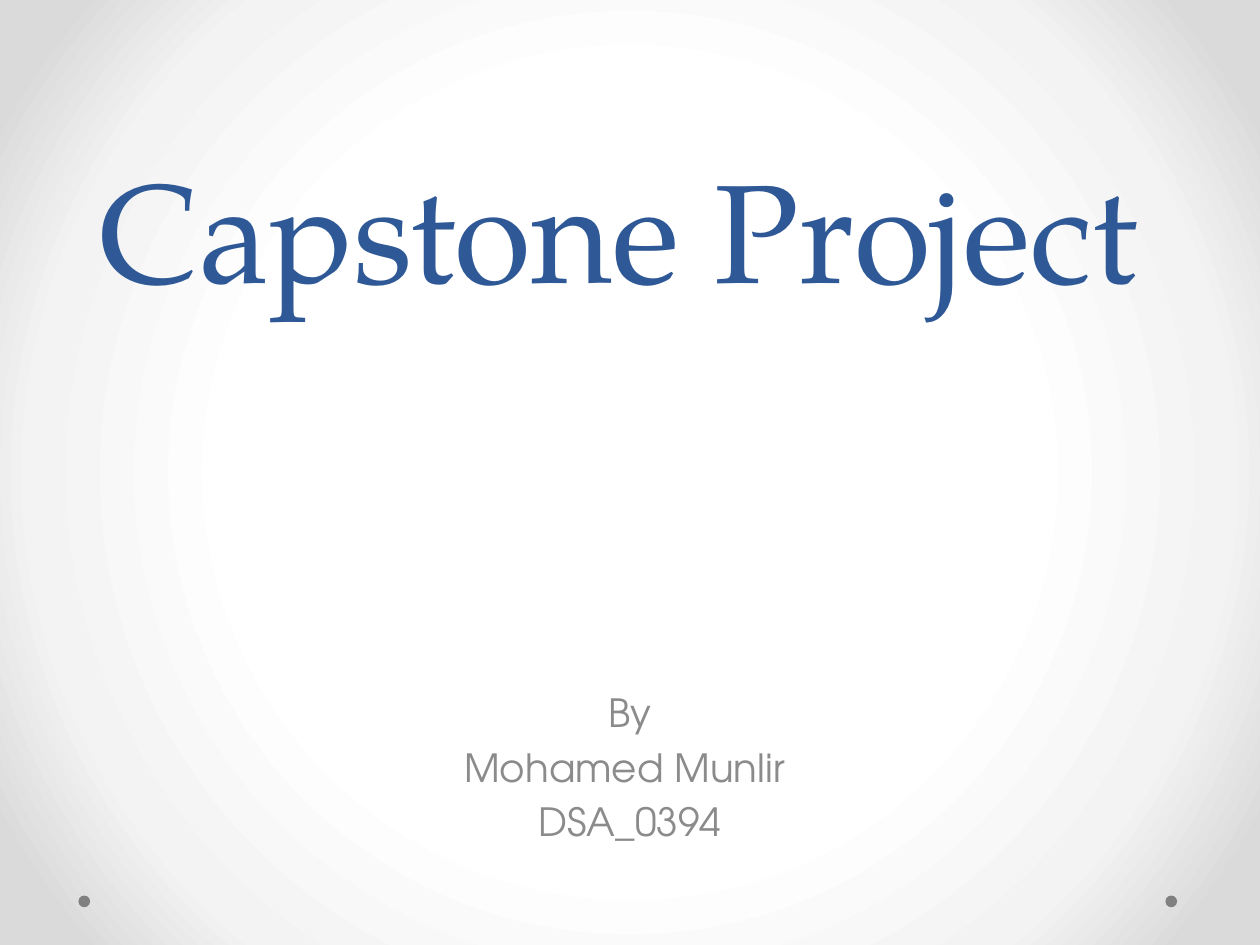
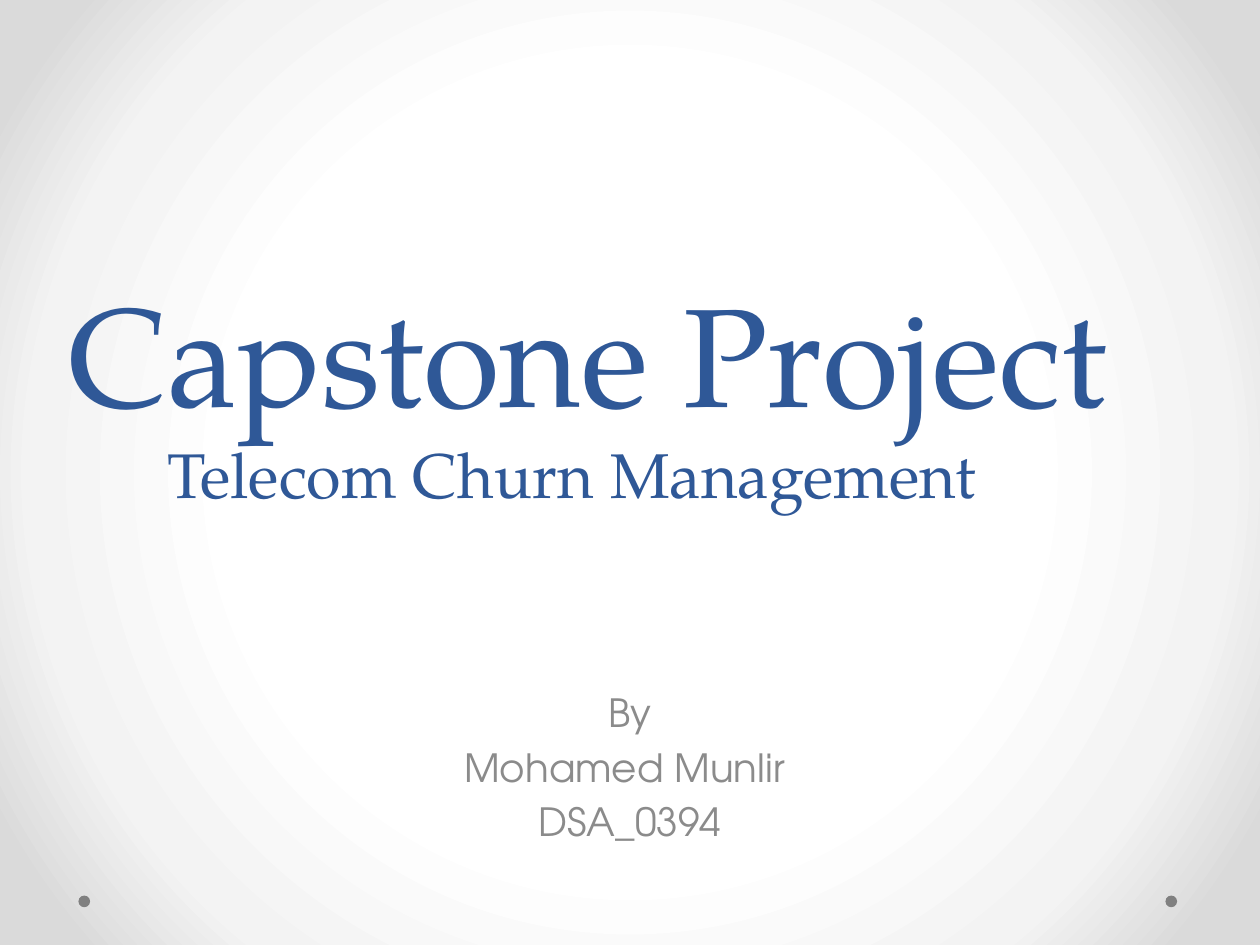
Before and after one commit to Jiffaa/Jiffaa, a slide deck: slide 1 of Capstone Project Report_ppt.pptx. Drawn at 1260x945 pixels with LibreOffice and Linux fonts; fonts in the diff are those of the drawing. Boxes give left, top, right and bottom in pixels: in the first picture for what was removed or moved away, otherwise in the second. Text is boxed around its words. In the diff, an @@ line names an element or a change of style, - is before the commit and + after.

```diff
--- a/Capstone Project Report_ppt.pptx
+++ b/Capstone Project Report_ppt.pptx
@@ title at bbox=[68, 307, 1107, 516]: text changed; size 80 to 36 pt @@
-Capstone Project
+Capstone Project
+Telecom Churn Management
```
